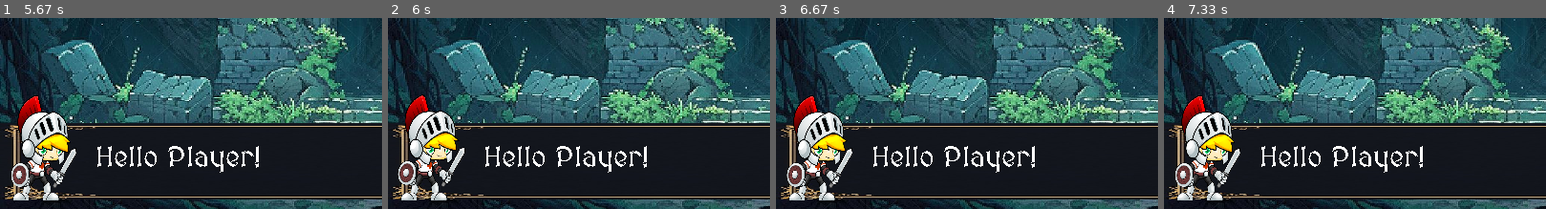
Above: before the commit, frames 1-4 (left to right).
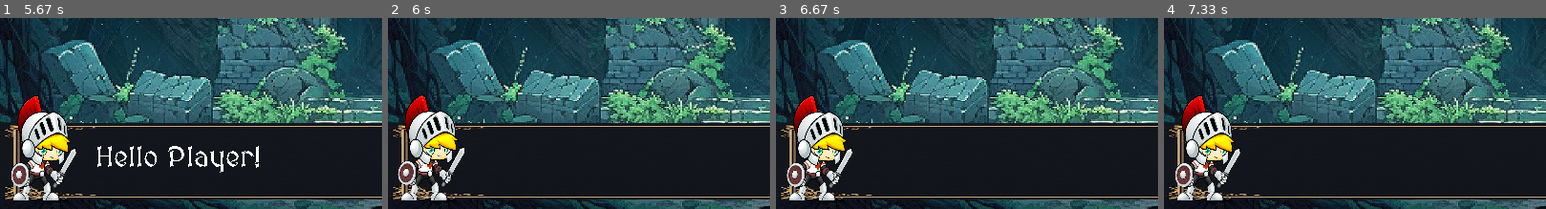
Above: after the commit, the same moments.

Repository: PBS-THE-NOOB/PyGame-First_Project
Game: pygame game, started from main.py
The game is run twice, just before and just after one commit, with the same random seed, the same clock (stepped at 60 frames per second) and the same inputs.
Inputs:
- Up to frame 1 (5.67 s): click "PLAY GAME" at 0.38 s; tap Enter at 4.67 s; click "Hello Player!" at 5.55 s
- Up to frame 2 (6 s): tap Space at 5.83 s
- Up to frame 3 (6.67 s): no input
- Up to frame 4 (7.33 s): no input
The pictures show only the part of the screen within x 0-50%, y 50-100%; the shares and areas given below are measured in that part.

Frame 1 is identical in both runs. In frame 2, 1.2% of the frame differs, in the area x 25-68%, y 67-81%; in frame 3, 1.2%; in frame 4, 1.2%.

Commit message:
Changed main.py and added event handeling in game.py , added change of display of string when pressed enter or space

Diff:
--- a/game.py
+++ b/game.py
@@ -12,7 +12,15 @@
         self.player=Player()
         self.text_box_background = pygame.image.load('Background/Text_Box.png').convert()
         self.text_font=pygame.font.Font('Fonts/Menu_Font/MedievalSharp-Regular.ttf',30)
+        self.Dialogue_Finished = False
         self.Counter_Variable= 0
+        self.temporary_counter= 0
+
+    def game_event(self,event):
+        if self.Dialogue_Finished :
+            if event.type == pygame.KEYDOWN and (event.key == pygame.K_RETURN or event.key == pygame.K_SPACE):
+                self.temporary_counter = int(self.Counter_Variable)
+                self.Dialogue_Finished = False
 
     def Entering_animation(self,screen):
         self.Entering_Surf_Intex += 0.6
@@ -30,6 +38,7 @@
         screen.blit(Idle_player,Idle_player_rect)
         self.typing_animation('Hello Player!',screen,(100,330))
 
+
     def load_text_box(self,screen):
         text_box_surf = pygame.transform.scale(self.text_box_background,(800,80))
         text_box_rect = text_box_surf.get_rect(bottomleft = (0,390))
@@ -37,9 +46,11 @@
 
     def typing_animation(self,text:str, screen, top_left_location :tuple):
 
-        text_state = text[0:int(self.Counter_Variable)]
+        text_state = text[self.temporary_counter:int(self.Counter_Variable)]
         text_surf = self.text_font.render(text_state, 0, 'White')
         if text_surf.get_width() < 650 and self.Counter_Variable < len(text):
             self.Counter_Variable += 0.2
+        else :
+            self.Dialogue_Finished = True
         text_rect = text_surf.get_rect(topleft=top_left_location)
         screen.blit(text_surf, text_rect)
--- a/main.py
+++ b/main.py
@@ -15,14 +15,22 @@
         if event.type == pygame.QUIT:
             pygame.quit()
             exit()
+
         if state == 'menu':
             val = (menu.event_handeling(event))
             if val == 'play': state = 'intro'
+
+        elif state == 'game_starts':
+            game.game_event(event)
+
     if state == 'menu':
         menu.draw(screen)
+
     elif state == 'intro':
         state=game.Entering_animation(screen)
+
     elif state == 'game_starts':
         game.game_begin(screen)
+
     pygame.display.update()
     clock.tick(60)
